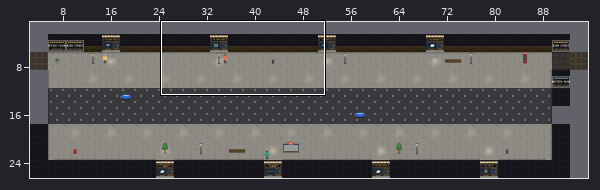
Level history. Tiled map (JSON): maps/highstreet.tmj. Above, an overview of the earlier version with the close-up marked.
Close-up. Before:
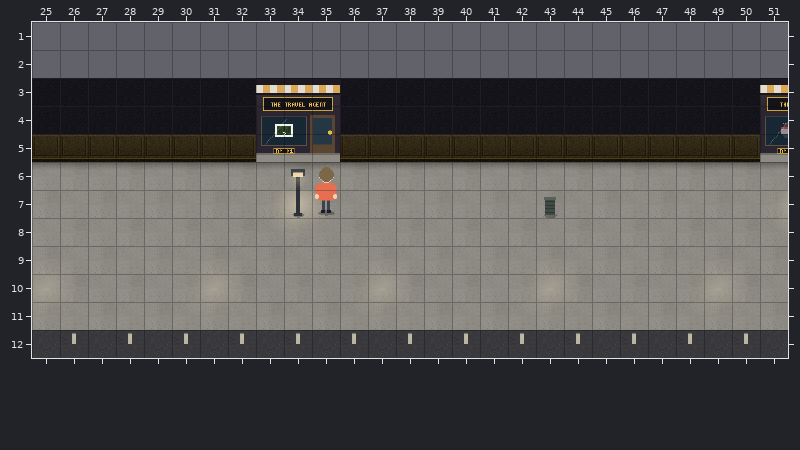
Cells are 32x32 px. Shown: x 25..51, y 1..12. The commit also changed other parts of the map, which this record leaves out.
The result:
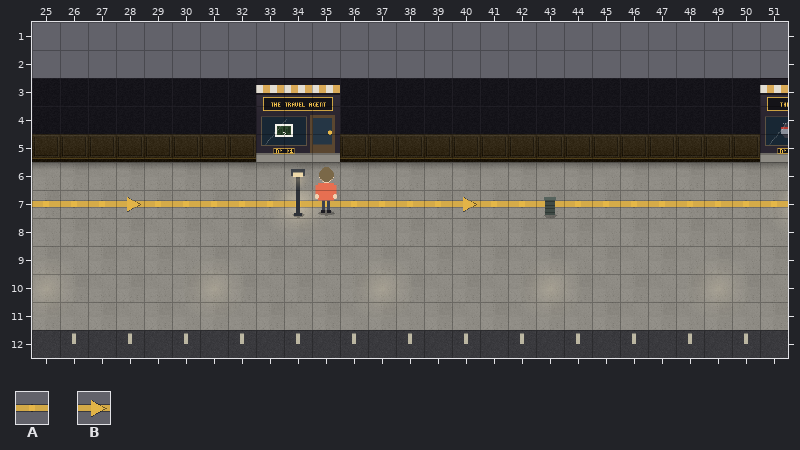
Key: from "Chunk 1": A 36, B 37.
_ is an empty cell.
Tiles of an added or newly shown layer are drawn over the layers below it.
Changes in this commit:
Changed rows in their new state; . is an unchanged cell.
Layer "wayfinding" (added):
first column x 25:
 7 AAABAAAAAAAAAAABAAAAAAAAAAA
